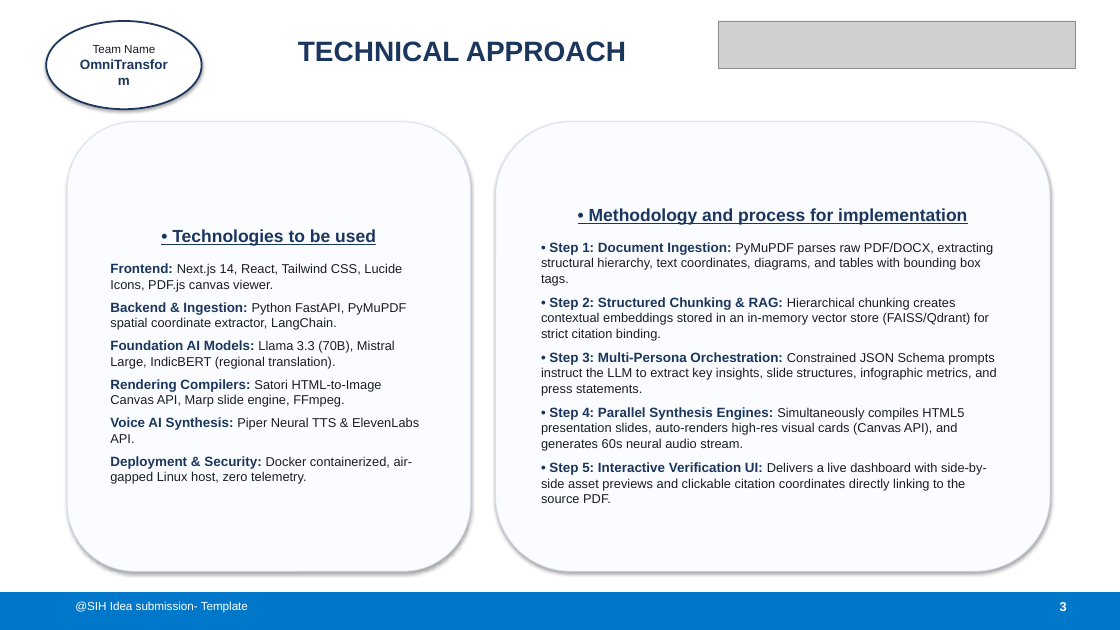
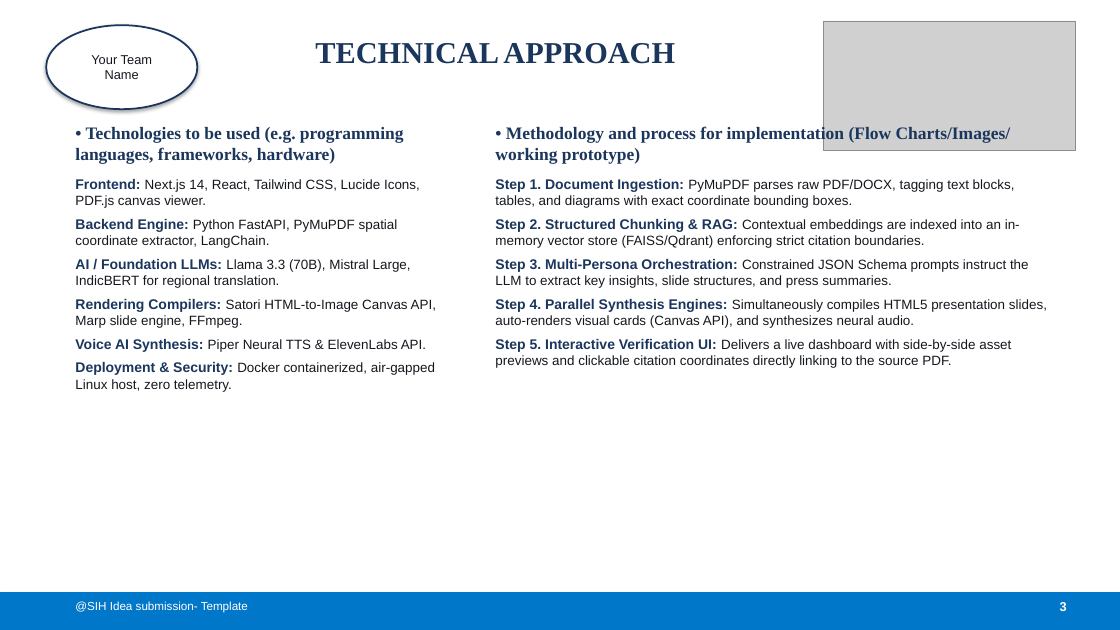
Before and after one commit to hrlpavan/sih-2026-media-problem-statements, a slide deck: slide 3 of SIH2026_Idea_Presentation_PS26154.pptx. Drawn at 1120x630 pixels with LibreOffice and Linux fonts; fonts in the diff are those of the drawing; grey boxes stand for pictures. Boxes give left, top, right and bottom in pixels: in the first picture for what was removed or moved away, otherwise in the second. Text is boxed around its words. In the diff, an @@ line names an element or a change of style, - is before the commit and + after.

Commit message:
Update SIH 2026 presentation with exact standalone SIH logo, Times New Roman typography, unnested easy-edit textboxes, and clean infographics

```diff
--- a/SIH2026_Idea_Presentation_PS26154.pptx
+++ b/SIH2026_Idea_Presentation_PS26154.pptx
@@ ellipse "Your Team": place and size @@
-ellipse "Your Team" at box(46, 21, 202, 109)
+ellipse "Your Team" at box(46, 25, 197, 109)
@@ text "TECHNICAL APPROACH": place and size @@
-text "TECHNICAL APPROACH" at box(298, 41, 626, 62)
+text "TECHNICAL APPROACH" at box(315, 43, 675, 64)
@@ text "TECHNICAL APPROACH" at box(315, 43, 675, 64): size 24 to 26 pt, font Arial to Times New Roman @@
@@ picture: place and size @@
-picture at box(718, 21, 1075, 68)
+picture at box(823, 21, 1075, 150)
@@ text in ellipse at box(91, 55, 152, 79): text changed; size 11.5 to 11 pt; text colour #1B365D to #14181E; bold off @@
-Team Name
-OmniTransform
+Your Team
+Name
@@ text "• Technologies to be used ...": place and size @@
-text "• Technologies to be used ..." at box(67, 122, 471, 571)
+text "• Technologies to be used ..." at box(75, 127, 436, 392)
@@ text "• Technologies to be used ..." at box(75, 127, 436, 392): vertical alignment middle to top; fill #FAFCFF to none; outline #D7E1EE 0.75 pt to none; shadow off @@
@@ text "• Methodology and process for ..." at box(495, 125, 1047, 368): vertical alignment middle to top; fill #FAFCFF to none; outline #D7E1EE 0.75 pt to none; shadow off @@
@@ text "• Methodology and process for ...": place and size @@
-text "• Methodology and process for ..." at box(496, 122, 1050, 571)
+text "• Methodology and process for ..." at box(495, 125, 1047, 368)
@@ text at box(75, 127, 404, 164): text changed; font Arial to Times New Roman @@
-• Technologies to be used
+• Technologies to be used (e.g. programming languages, frameworks, hardware)
@@ text at box(495, 125, 1047, 368): text changed; size 11 to 11.5 pt; text colour #191E24 to #14181E @@
-• Methodology and process for implementation
-• Step 1: Document Ingestion: PyMuPDF parses raw PDF/DOCX, extracting structural hierarchy, text coordinates, diagrams, and tables with bounding box tags.
-• Step 2: Structured Chunking & RAG: Hierarchical chunking creates contextual embeddings stored in an in-memory vector store (FAISS/Qdrant) for strict citation binding.
-• Step 3: Multi-Persona Orchestration: Constrained JSON Schema prompts instruct the LLM to extract key insights, slide structures, infographic metrics, and press statements.
-• Step 4: Parallel Synthesis Engines: Simultaneously compiles HTML5 presentation slides, auto-renders high-res visual cards (Canvas API), and generates 60s neural audio stream.
-• Step 5: Interactive Verification UI: Delivers a live dashboard with side-by-side asset previews and clickable citation coordinates directly linking to the source PDF.
+• Methodology and process for implementation (Flow Charts/Images/ working prototype)
+Step 1. Document Ingestion: PyMuPDF parses raw PDF/DOCX, tagging text blocks, tables, and diagrams with exact coordinate bounding boxes.
+Step 2. Structured Chunking & RAG: Contextual embeddings are indexed into an in-memory vector store (FAISS/Qdrant) enforcing strict citation boundaries.
+Step 3. Multi-Persona Orchestration: Constrained JSON Schema prompts instruct the LLM to extract key insights, slide structures, and press summaries.
+Step 4. Parallel Synthesis Engines: Simultaneously compiles HTML5 presentation slides, auto-renders visual cards (Canvas API), and synthesizes neural audio.
+Step 5. Interactive Verification UI: Delivers a live dashboard with side-by-side asset previews and clickable citation coordinates directly linking to the source PDF.
@@ text at box(75, 179, 436, 392): size 11.5 to 12 pt in "Frontend:", "Rendering Compilers:", "Voice AI Synthesis:", "Deployment & Security:"; size 11 to 11.5 pt, text colour #191E24 to #14181E in "Next.js 14, React, Tailwind CSS, Lucide Icons, ...", "Satori HTML-to-Image Canvas API, Marp slide engine, ...", "Piper Neural TTS & ElevenLabs API.", "Docker containerized, air-gapped Linux host, zero telemetry." @@
@@ text at box(75, 219, 411, 288): text changed; size 11 to 11.5 pt; text colour #191E24 to #14181E @@
-Backend & Ingestion: Python FastAPI, PyMuPDF spatial coordinate extractor, LangChain.
-Foundation AI Models: Llama 3.3 (70B), Mistral Large, IndicBERT (regional translation).
+Backend Engine: Python FastAPI, PyMuPDF spatial coordinate extractor, LangChain.
+AI / Foundation LLMs: Llama 3.3 (70B), Mistral Large, IndicBERT for regional translation.
```
Also in this commit, not shown: 5 other slides changed, 2 other files.
